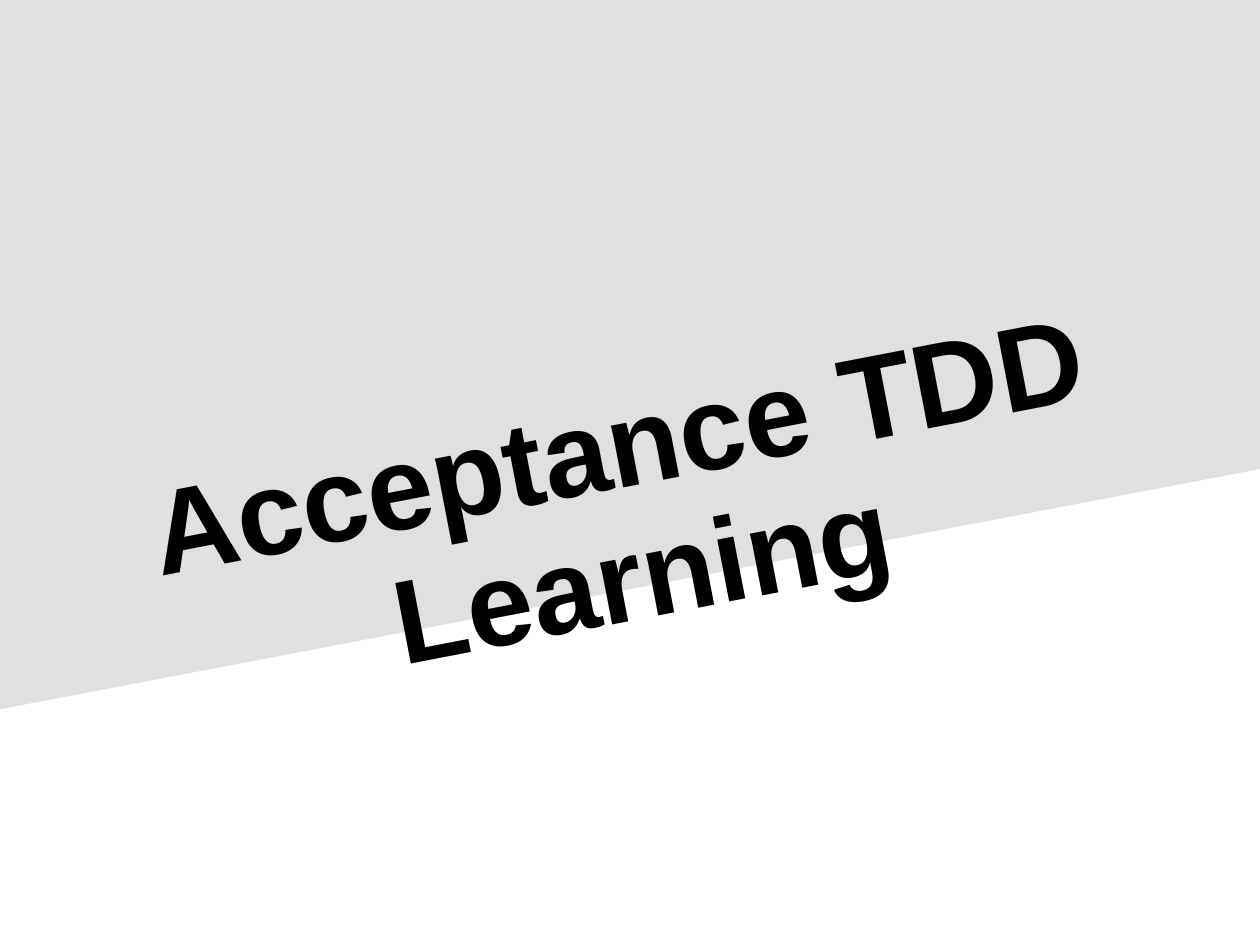
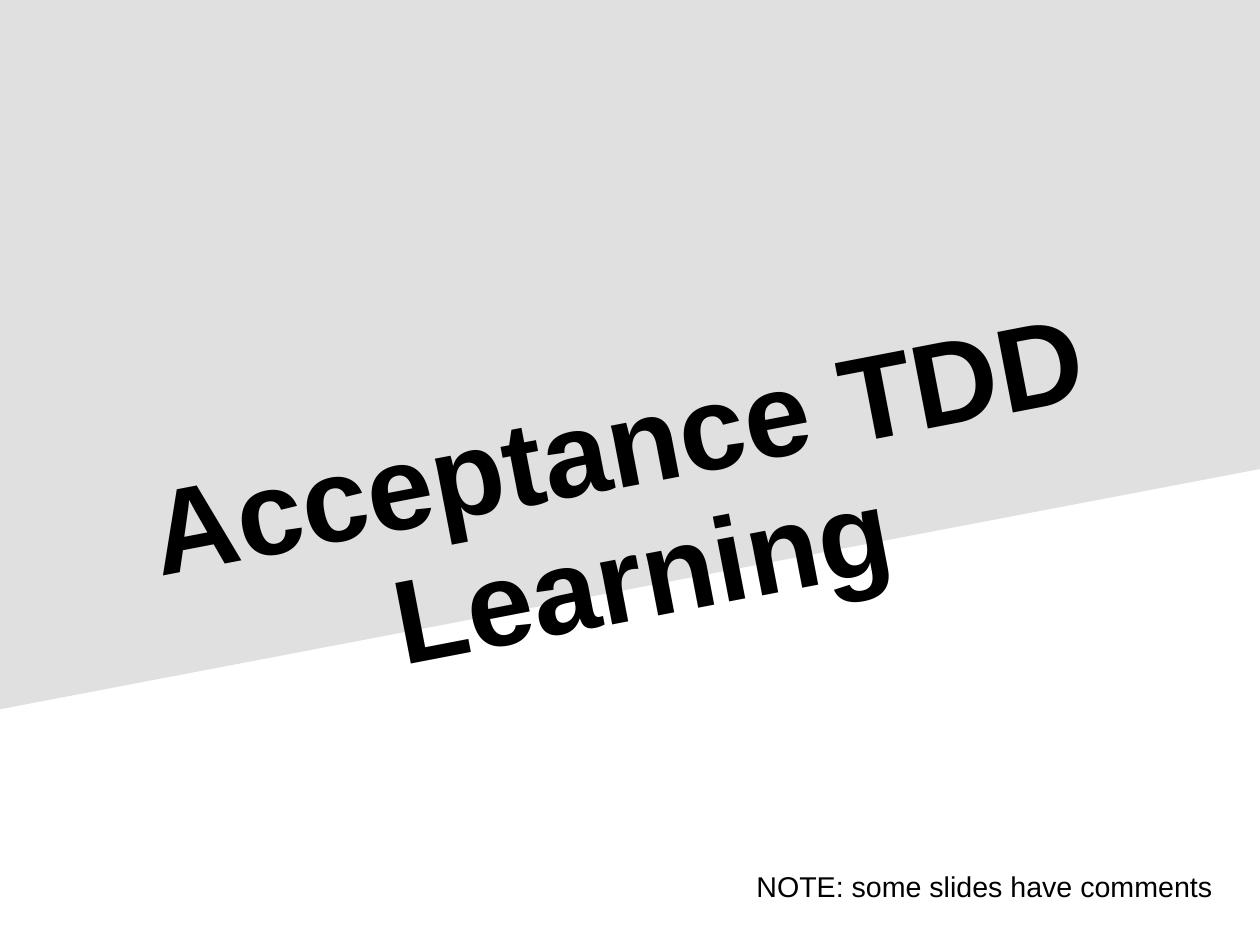
Before and after one commit to pcooke2002/accept_automated_behavior_dd, a slide deck: slide 1 of learning_agile_accept_auto_behavior_dd.ppt. Drawn at 1260x946 pixels with LibreOffice and Linux fonts; fonts in the diff are those of the drawing. Boxes give left, top, right and bottom in pixels: in the first picture for what was removed or moved away, otherwise in the second. Text is boxed around its words. In the diff, an @@ line names an element or a change of style, - is before the commit and + after.

```diff
--- a/learning_agile_accept_auto_behavior_dd.ppt
+++ b/learning_agile_accept_auto_behavior_dd.ppt
@@ text added at [756, 876, 1212, 898], 18 pt, text #000000 @@
+NOTE: some slides have comments
```
Also in this commit, not shown: 1 other slide changed, 8 slides added, 1 slide removed.
